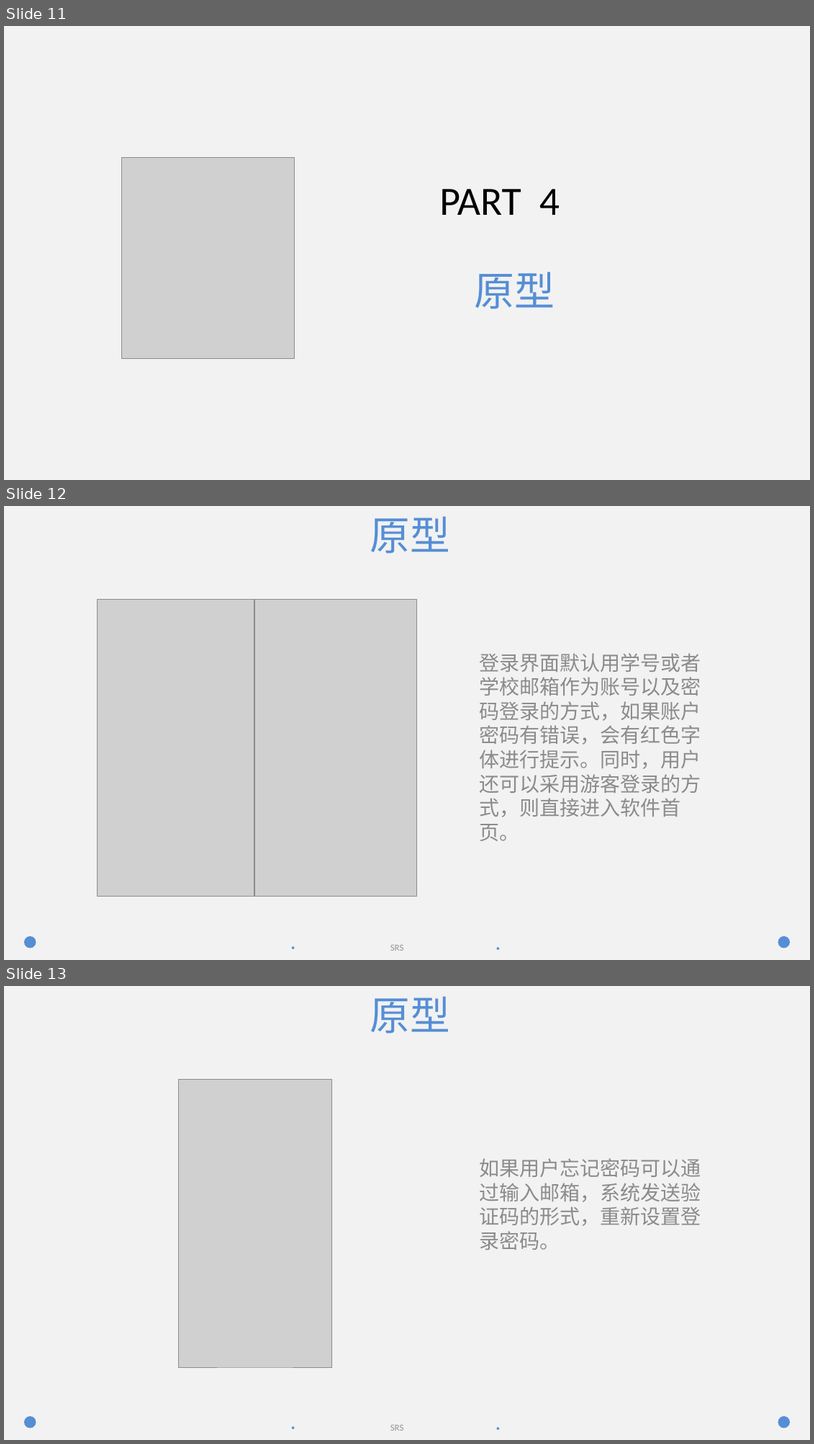
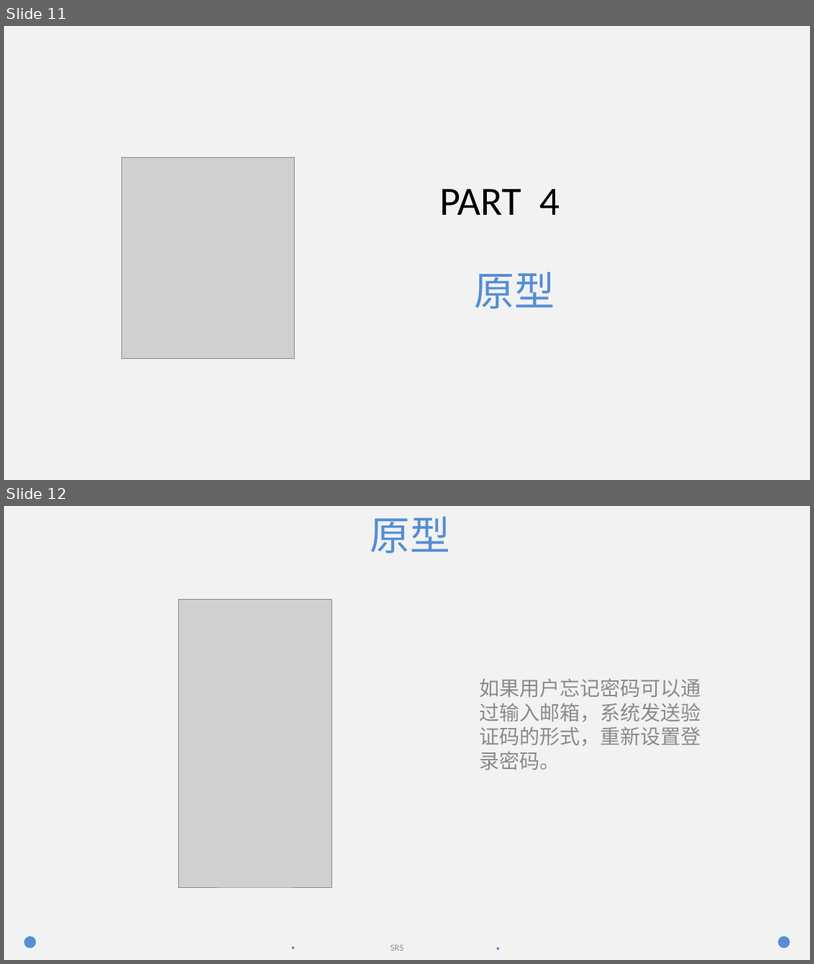
Before and after one commit to lenovo-wu/G016ZUCC-SRA2022, a slide deck: SRS评审.pptx. Shown one above the other, each under a label of ours: slides 11, 12 and 13 before the commit, slides 11 and 12 after it. The pictures are 814x1444 and 814x964 pixels, drawn with LibreOffice and Linux fonts; fonts in the diff are those of the drawing; grey boxes stand for pictures. Boxes give left, top, right and bottom in pixels: in the first picture for what was removed or moved away, otherwise in the second. Text is boxed around its words. In the diff, an @@ line names an element or a change of style, - is before the commit and + after.

```diff
--- a/SRS评审.pptx
+++ b/SRS评审.pptx
@@ slide 12 removed at (x1=4, y1=506, x2=810, y2=960), background #F2F2F2; not listed: 5 template elements that a slide beside it also shows @@
@@ title removed at (x1=370, y1=516, x2=450, y2=554) @@
-原型
@@ picture removed at (x1=97, y1=600, x2=255, y2=896) @@
@@ picture removed at (x1=255, y1=600, x2=417, y2=896) @@
@@ subtitle removed at (x1=480, y1=653, x2=702, y2=841) @@
-登录界面默认用学号或者学校邮箱作为账号以及密码登录的方式，如果账户密码有错误，会有红色字体进行提示。同时，用户还可以采用游客登录的方式，则直接进入软件首页。
@@ what was slide 13 is now slide 12 @@
```
Also in this commit, not shown: 1 slide changed, 7 slides added, 1 other slide removed.
